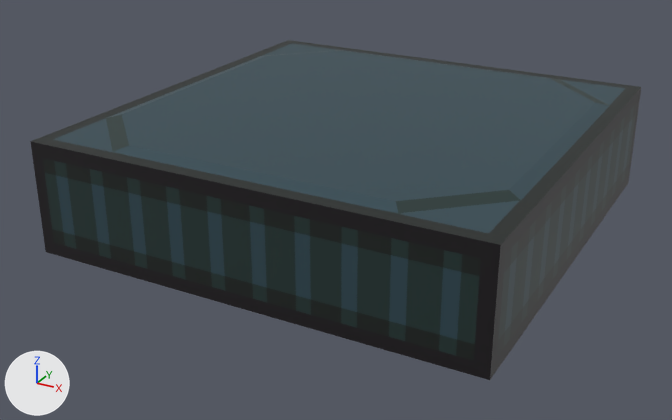
Before and after pictures for a commit that changed the glTF model assets/models/environment/Floor_02.glb.
Camera for both pictures: a 50 mm lens placed at (0.906, -1.77, 0.633), pointed at (-0.031, -0.066, -0.219). The axes (+X, +Y, +Z) are drawn at lower left. The lights are the same throughout.

The first picture shows 'Floor_02'.
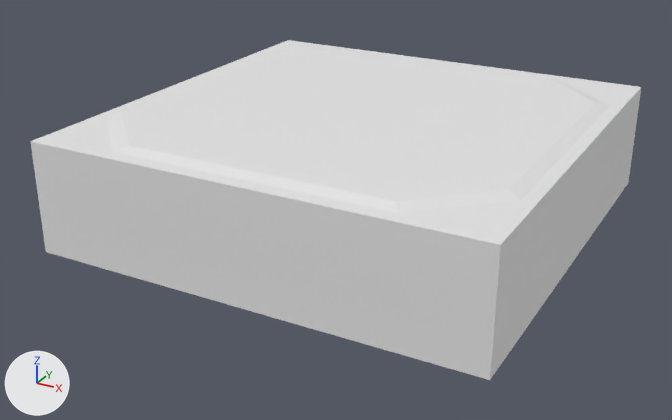
The newer file is also rescaled (x2.0) as a whole; pictures and numbers use the older file's frame.

The change, as a diff of the scene's bpy script:
```diff
--- a/assets/models/environment/Floor_02.glb.py
+++ b/assets/models/environment/Floor_02.glb.py
@@ me_cube_008 @@
 me_cube_008.from_pydata(...)  # 36 vertices, 58 faces; spans x -0.5..0.5, y -0.5..0.5, z -0.25..0.007
-me_cube_008.materials.append(mat_envtexture)  # picture img_environment_textures_001
```

Where the change shows, as pixel boxes [x1, y1, x2, y2] in the pictures (672 x 420 px):
'Floor_02', recoloured
    both: [30, 40, 641, 380]
